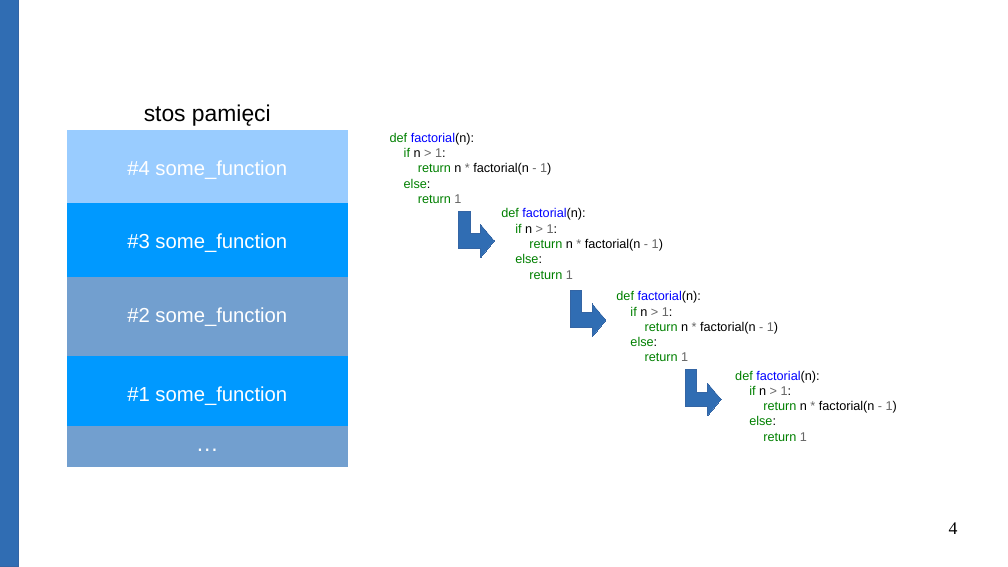
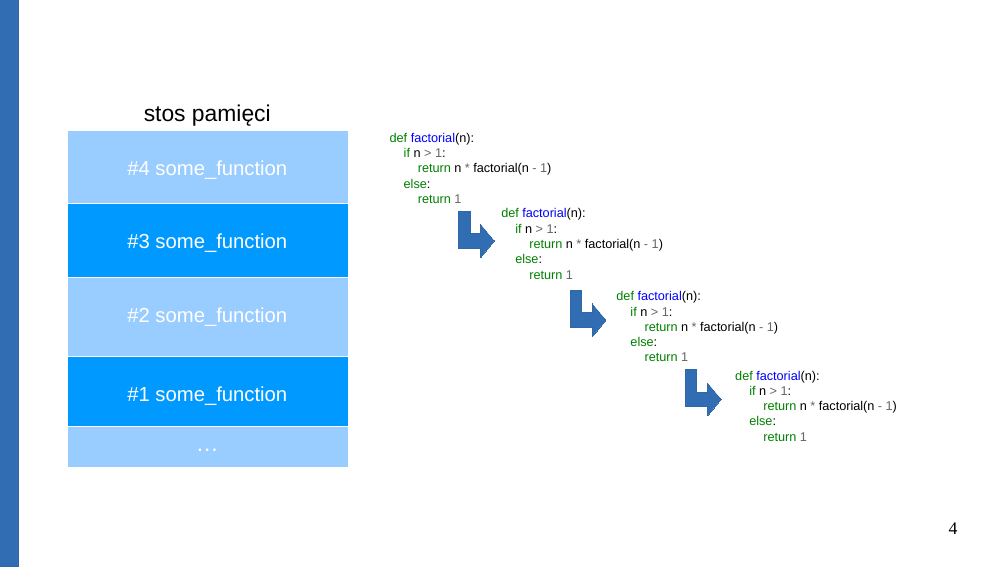
Before and after one commit to Michael-Wisniewski/algorithmic-workshop, a slide deck: slide 4 of Data_Structures.odp. Drawn at 1008x567 pixels with LibreOffice and Linux fonts; fonts in the diff are those of the drawing. Boxes give left, top, right and bottom in pixels: in the first picture for what was removed or moved away, otherwise in the second. Text is boxed around its words. In the diff, an @@ line names an element or a change of style, - is before the commit and + after.

Commit message:
Update presentation.

```diff
--- a/Data_Structures.odp
+++ b/Data_Structures.odp
@@ table at [67, 130, 348, 467] @@
@@ fill #729FCF to #99CCFF in 2 cells @@
@@ borders changed @@
```
Also in this commit, not shown: 1 other slide changed, 10 slides added, 2 other files.
